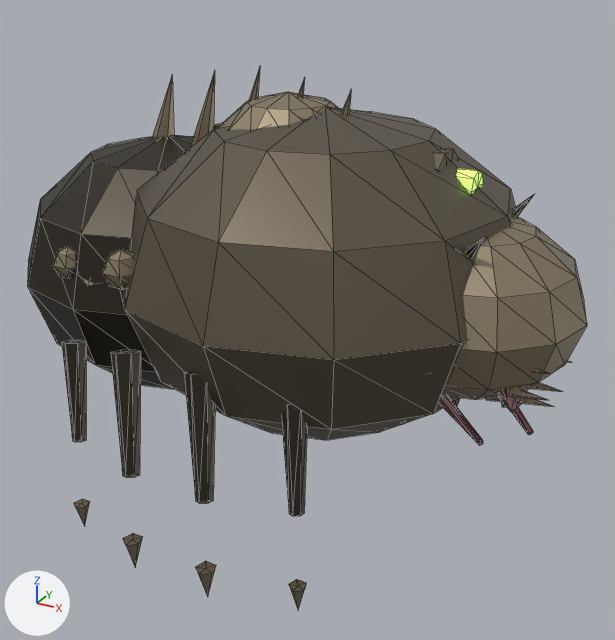
The glTF model godot/assets/models/bl_hive.glb, before and after one commit.
Both versions are drawn from a 50 mm lens placed at (42.7, -73.8, 55.3), pointed at (2.6, -0.9, 18.9). Every picture has the same lights, and +X, +Y and +Z are marked at lower left. The picture after the commit comes second. Mesh edges are drawn as thin lines. Vertices at exactly the same position are counted once.

The first picture shows 'body', 'leg_1_a', 'leg_3_b', 'leg_5_a', 'leg_7_b', 'turret'.
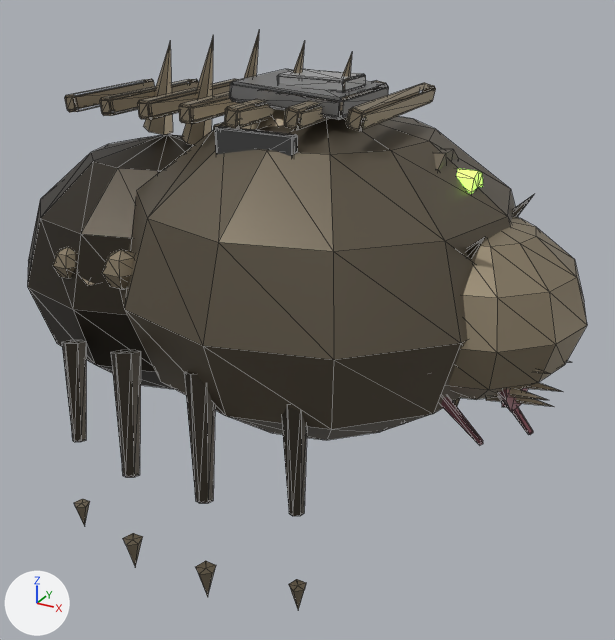
Pixel boxes (x1, y1, x2, y2) of what changed, in the pictures (615 x 640 px; the box of a moved part takes in the faces that stretch with it):
'body', reshaped (9% taller): before (27, 67, 587, 445); after (27, 32, 587, 445)
part 1 of me_bodymesh, moved or reshaped (not visible before): after (346, 83, 436, 131)
part 2 of me_bodymesh, moved or reshaped (not visible before): after (284, 81, 385, 130)
part 3 of me_bodymesh, moved or reshaped (not visible before): after (224, 92, 288, 129)
part 4 of me_bodymesh, moved or reshaped (not visible before): after (179, 90, 270, 124)
part 5 of me_bodymesh, moved or reshaped (not visible before): after (137, 79, 240, 120)
part 6 of me_bodymesh, moved or reshaped (not visible before): after (100, 79, 199, 116)
part 7 of me_bodymesh, moved or reshaped (not visible before): after (65, 79, 155, 112)
part 8 of me_bodymesh, moved or reshaped: before (152, 77, 174, 138); after (144, 43, 173, 135)
part 9 of me_bodymesh, moved or reshaped: before (191, 71, 215, 147); after (182, 38, 213, 145)
part 10 of me_bodymesh, moved or reshaped: before (249, 67, 260, 100); after (244, 32, 259, 78)
part 11 of me_bodymesh, moved or reshaped (mostly hidden): before (298, 77, 305, 97); after (288, 41, 305, 96)
part 12 of me_bodymesh, moved or reshaped (mostly hidden): before (341, 91, 351, 115); after (332, 53, 352, 102)
part 13 of me_bodymesh, moved or reshaped (not visible before): after (229, 69, 389, 120)
part 14 of me_bodymesh, moved or reshaped (not visible before): after (277, 69, 366, 92)
part 15 of me_bodymesh, moved or reshaped (not visible before): after (215, 126, 298, 157)
'turret', unchanged, covered by the edit: before (213, 92, 483, 194); after (213, 95, 483, 194)

The change, as a list of edits to the scene's bpy script:
```text
Change me_bodymesh:
    used by ob_body; location = (0.0, 0.0, 0.0)
    remove me_bodymesh.from_pydata(...)  # 1221 vertices, 2076 faces; spans x -32.0..30.9, y -21.6..21.6, z 8.1..44.6
    add me_bodymesh.from_pydata(...)  # 1221 vertices, 2076 faces; spans x -32.0..30.9, y -21.6..21.6, z 8.1..48.0
    me_bodymesh part 1: the loose piece of 24 vertices spanning x 10.3..12.1, y -8.4..8.4, z 34.2..36.2 is moved by (0.0, 0.0, 6.7)
    me_bodymesh part 2: the loose piece of 24 vertices spanning x 4.7..6.5, y -9.4..9.4, z 33.6..35.5 is moved by (0.0, 0.0, 7.1)
    me_bodymesh part 3: the loose piece of 24 vertices spanning x -0.8..0.8, y -10.3..10.3, z 32.9..34.8 is moved by (0.0, 0.0, 7.5)
    me_bodymesh part 4: the loose piece of 24 vertices spanning x -6.4..-4.8, y -9.5..9.5, z 32.3..34.1 is moved by (0.0, 0.0, 7.9)
    me_bodymesh part 5: the loose piece of 24 vertices spanning x -12.0..-10.4, y -8.6..8.6, z 31.6..33.4 is moved by (0.0, 0.0, 8.3)
    me_bodymesh part 6: the loose piece of 24 vertices spanning x -17.7..-15.9, y -7.6..7.6, z 30.9..32.8 is moved by (0.0, 0.0, 8.7)
    me_bodymesh part 7: the loose piece of 24 vertices spanning x -23.3..-21.5, y -6.7..6.7, z 30.2..32.2 is moved by (0.0, 0.0, 9.1)
    me_bodymesh part 8: the loose piece of 8 vertices spanning x -17.7..-14.0, y -1.6..1.6, z 33.4..43.1 is moved by (0.0, 0.0, 3.4)
    me_bodymesh part 9: the loose piece of 8 vertices spanning x -12.7..-8.6, y -1.6..1.6, z 32.6..43.8 is moved by (0.0, 0.0, 3.4)
    me_bodymesh part 10: the loose piece of 8 vertices spanning x -7.7..-3.2, y -1.6..1.6, z 31.9..44.6 is moved by (0.0, 0.0, 3.4)
    me_bodymesh part 11: the loose piece of 8 vertices spanning x -2.3..1.8, y -1.6..1.6, z 32.6..43.8 is moved by (0.0, 0.0, 3.4)
    me_bodymesh part 12: the loose piece of 8 vertices spanning x 3.1..6.8, y -1.6..1.6, z 33.4..43.1 is moved by (0.0, 0.0, 3.4)
    me_bodymesh part 13: the loose piece of 24 vertices spanning x -3.6..8.4, y -5.3..5.3, z 35.2..37.8 is moved by (0.0, 0.0, 5.9)
    me_bodymesh part 14: the loose piece of 24 vertices spanning x 0.0..7.2, y -2.4..2.4, z 37.1..38.3 is moved by (0.0, 0.0, 5.9)
    me_bodymesh part 15: the loose piece of 24 vertices spanning x -1.7..6.5, y -10.6..-9.6, z 29.8..34.6 is moved by (0.0, 0.0, 5.9)
    other edits to the shape of me_bodymesh do not show in these pictures
```
